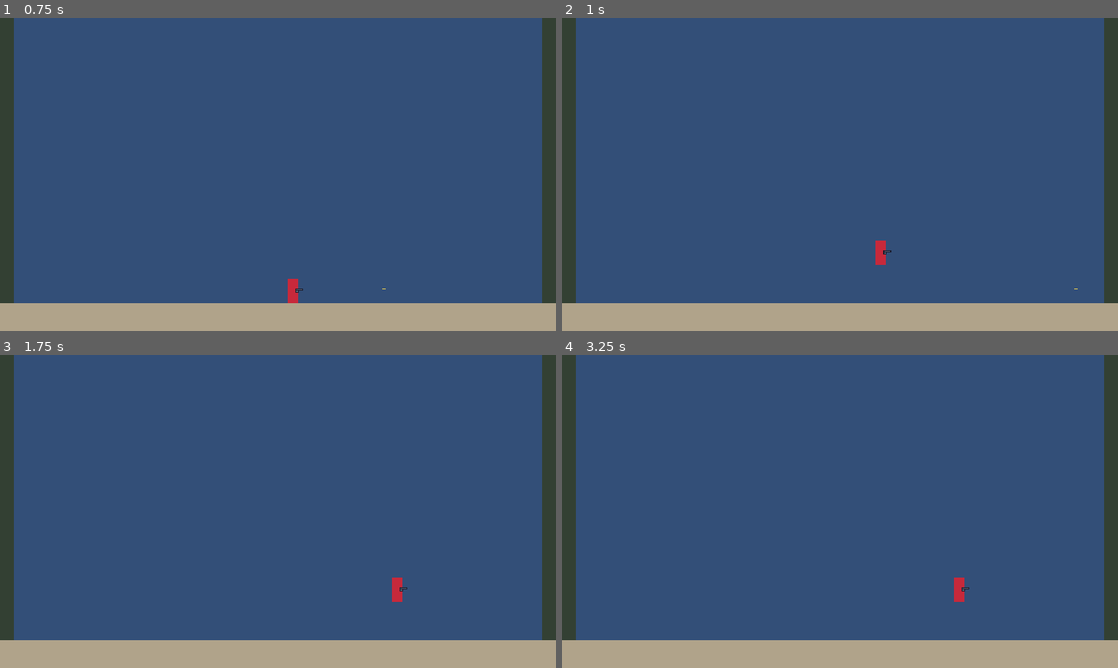
Above: before the commit, frames 1-4 (two rows, left to right).
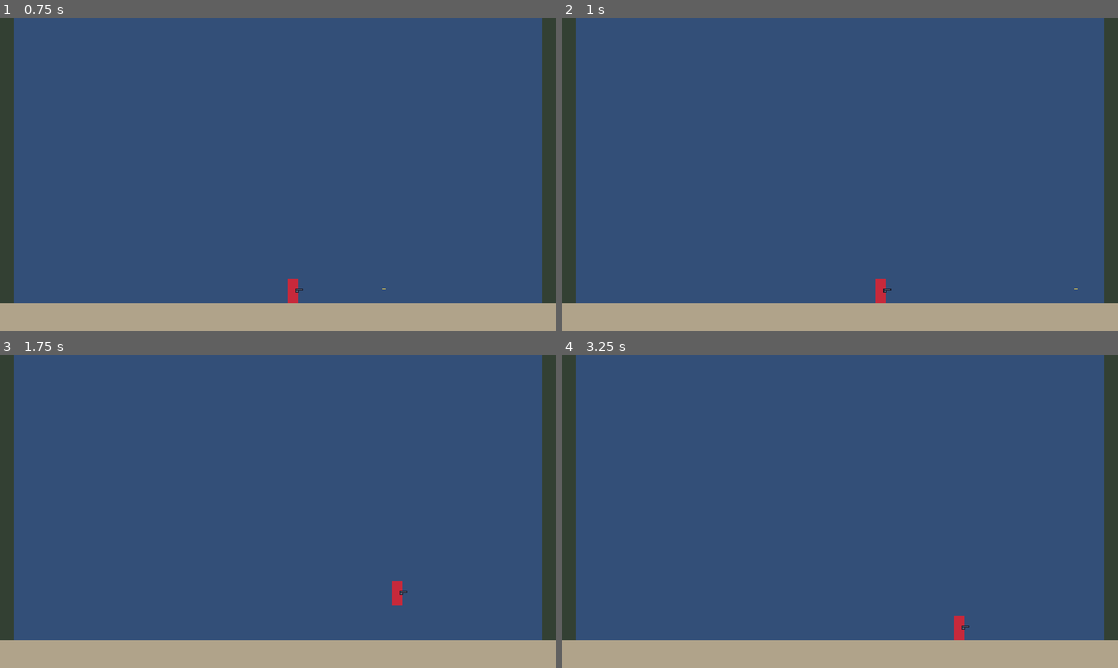
Above: after the commit, the same moments.

Repository: oplosy/fable
Game: Godot game, scene res://scenes/main.tscn
Two runs of this game, one before a commit and one after it. Both use one fixed random seed, a clock stepped at 60 frames per second and the inputs below.
Inputs:
- Up to frame 1 (0.75 s): tap Enter at 0.5 s; hold D (move_right, bound only before the commit) from 0.53 s (still down); hold J (fire, bound only before the commit) from 0.53 s (still down)
- Up to frame 2 (1 s): keep holding D (move_right, bound only before the commit); keep holding J (fire, bound only before the commit); tap W (jump, bound only before the commit) at 0.77, 0.8 s
- Up to frame 3 (1.75 s): keep holding D (move_right, bound only before the commit); tap W (jump, bound only before the commit) at 1.07, 1.35, 1.52 s; release J (fire, bound only before the commit) at 1.28 s; tap K (p1_jump, bound only after the commit) at 1.55 s
- Up to frame 4 (3.25 s): tap W (jump, bound only before the commit) at 1.82, 3.02, 3.05 s; release D (move_right, bound only before the commit) at 2.03 s; hold A (move_left, bound only before the commit) 2.03-2.78 s; hold J (fire, bound only before the commit) 2.03-2.78 s; tap K (p1_jump, bound only after the commit) at 2.1 s; hold D (move_right, bound only before the commit) from 2.78 s (still down); tap J (fire, bound only before the commit) at 2.85 s

Frame 1 is identical in both runs. In frame 2, 0.3% of the frame differs, in the area x 56-60%, y 71-92%; in frame 3, less than 0.1%; in frame 4, 0.3%.

Commit message:
Drive fighters through controllers with per-player bindings

Diff:
--- a/project.godot
+++ b/project.godot
@@ -25,26 +25,32 @@
 
 [input]
 
-move_left={
+p1_left={
 "deadzone": 0.2,
 "events": [Object(InputEventKey,"resource_local_to_scene":false,"resource_name":"","device":-1,"window_id":0,"alt_press …(190 unchanged characters)…
-, Object(InputEventKey,"resource_local_to_scene":false,"resource_name":"","device":-1,"window_id":0,"alt_pressed":false,"shift_pressed":false,"ctrl_pressed":false,"meta_pressed":false,"pressed":false,"keycode":0,"physical_keycode":4194319,"key_label":0,"unicode":0,"location":0,"echo":false,"script":null)
 ]
 }
-move_right={
+p1_right={
 "deadzone": 0.2,
 "events": [Object(InputEventKey,"resource_local_to_scene":false,"resource_name":"","device":-1,"window_id":0,"alt_press …(190 unchanged characters)…
-, Object(InputEventKey,"resource_local_to_scene":false,"resource_name":"","device":-1,"window_id":0,"alt_pressed":false,"shift_pressed":false,"ctrl_pressed":false,"meta_pressed":false,"pressed":false,"keycode":0,"physical_keycode":4194321,"key_label":0,"unicode":0,"location":0,"echo":false,"script":null)
 ]
 }
-jump={
+p1_up={
 "deadzone": 0.2,
 "events": [Object(InputEventKey,"resource_local_to_scene":false,"resource_name":"","device":-1,"window_id":0,"alt_press …(190 unchanged characters)…
-, Object(InputEventKey,"resource_local_to_scene":false,"resource_name":"","device":-1,"window_id":0,"alt_pressed":false,"shift_pressed":false,"ctrl_pressed":false,"meta_pressed":false,"pressed":false,"keycode":0,"physical_keycode":4194320,"key_label":0,"unicode":0,"location":0,"echo":false,"script":null)
-, Object(InputEventKey,"resource_local_to_scene":false,"resource_name":"","device":-1,"window_id":0,"alt_pressed":false,"shift_pressed":false,"ctrl_pressed":false,"meta_pressed":false,"pressed":false,"keycode":0,"physical_keycode":32,"key_label":0,"unicode":0,"location":0,"echo":false,"script":null)
 ]
 }
-fire={
+p1_down={
+"deadzone": 0.2,
+"events": [Object(InputEventKey,"resource_local_to_scene":false,"resource_name":"","device":-1,"window_id":0,"alt_pressed":false,"shift_pressed":false,"ctrl_pressed":false,"meta_pressed":false,"pressed":false,"keycode":0,"physical_keycode":83,"key_label":0,"unicode":0,"location":0,"echo":false,"script":null)
+]
+}
+p1_jump={
+"deadzone": 0.2,
+"events": [Object(InputEventKey,"resource_local_to_scene":false,"resource_name":"","device":-1,"window_id":0,"alt_pressed":false,"shift_pressed":false,"ctrl_pressed":false,"meta_pressed":false,"pressed":false,"keycode":0,"physical_keycode":75,"key_label":0,"unicode":0,"location":0,"echo":false,"script":null)
+]
+}
+p1_attack={
 "deadzone": 0.2,
 "events": [Object(InputEventKey,"resource_local_to_scene":false,"resource_name":"","device":-1,"window_id":0,"alt_press …(190 unchanged characters)…
 ]
--- /dev/null
+++ b/scenes/fighter/controllers/fighter_controller.gd
@@ -0,0 +1,16 @@
+class_name FighterController
+extends Node
+
+## Drives a Fighter. The base class is idle; subclasses fill the intent in poll()
+## (local keyboard, bot, remote player).
+
+var move := 0.0 ## -1 left .. 1 right
+var aim := 0.0 ## -1 up .. 1 down
+var jump := false ## Pressed this physics frame.
+var attack := false ## Pressed this physics frame.
+var attack_held := false
+
+
+## Called by the Fighter at the start of each physics frame.
+func poll() -> void:
+	pass
--- /dev/null
+++ b/scenes/fighter/controllers/local_controller.gd
@@ -0,0 +1,13 @@
+class_name LocalController
+extends FighterController
+
+## Input action prefix; "p1_" reads p1_left, p1_right, p1_up, p1_down, p1_jump, p1_attack.
+@export var prefix := "p1_"
+
+
+func poll() -> void:
+	move = Input.get_axis(prefix + "left", prefix + "right")
+	aim = Input.get_axis(prefix + "up", prefix + "down")
+	jump = Input.is_action_just_pressed(prefix + "jump")
+	attack = Input.is_action_just_pressed(prefix + "attack")
+	attack_held = Input.is_action_pressed(prefix + "attack")
--- a/scenes/fighter/fighter.gd
+++ b/scenes/fighter/fighter.gd
@@ -4,6 +4,8 @@
 const WEAPON_SCENE := preload("res://scenes/weapons/weapon.tscn")
 
 @export var character: CharacterData
+## Without one the fighter stands idle (e.g. a target dummy).
+@export var controller: FighterController
 @export var run_speed := 120.0
 @export var acceleration := 900.0
 @export var friction := 1100.0
@@ -21,6 +23,10 @@
 func _ready() -> void:
 	if character:
 		_placeholder.color = character.placeholder_color
+	if controller == null:
+		controller = FighterController.new()
+	if controller.get_parent() == null:
+		add_child(controller)
 
 
 func equip(data: WeaponData) -> void:
@@ -32,13 +38,15 @@
 
 
 func _physics_process(delta: float) -> void:
+	controller.poll()
+
 	if not is_on_floor():
 		velocity.y += gravity * delta
 
-	if Input.is_action_just_pressed("jump") and is_on_floor():
+	if controller.jump and is_on_floor():
 		velocity.y = jump_velocity
 
-	var direction := Input.get_axis("move_left", "move_right")
+	var direction := controller.move
 	if direction:
 		velocity.x = move_toward(velocity.x, direction * run_speed, acceleration * delta)
 		facing = 1 if direction > 0 else -1
@@ -47,7 +55,7 @@
 		velocity.x = move_toward(velocity.x, 0.0, friction * delta)
 
 	if weapon:
-		var wants_fire := Input.is_action_pressed("fire") if weapon.data.automatic else Input.is_action_just_pressed("fire")
+		var wants_fire := controller.attack_held if weapon.data.automatic else controller.attack
 		if wants_fire:
 			# Projectiles belong to the arena, not the fighter, so they outlive it.
 			weapon.try_fire(facing, get_parent())
--- a/scenes/main.gd
+++ b/scenes/main.gd
@@ -16,6 +16,7 @@
 
 	fighter = fighter_scene.instantiate()
 	fighter.character = character
+	fighter.controller = LocalController.new()
 	# Spawned into the arena so anything the fighter creates (projectiles) lives with the map.
 	arena.add_child(fighter)
 	fighter.global_position = arena.get_node("SpawnPoints").get_child(0).global_position
--- a/tests/test_fighter.gd
+++ b/tests/test_fighter.gd
@@ -20,42 +20,42 @@
 	var floor_y := fighter.position.y
 
 	var start_x := fighter.position.x
-	Input.action_press("move_right")
+	Input.action_press("p1_right")
 	await _physics_frames(30)
-	Input.action_release("move_right")
-	_check(fighter.position.x > start_x + 10.0, "move_right moves the fighter right")
+	Input.action_release("p1_right")
+	_check(fighter.position.x > start_x + 10.0, "p1_right moves the fighter right")
 	_check(fighter.facing == 1, "fighter faces right")
 
 	start_x = fighter.position.x
-	Input.action_press("move_left")
+	Input.action_press("p1_left")
 	await _physics_frames(30)
-	Input.action_release("move_left")
-	_check(fighter.position.x < start_x - 10.0, "move_left moves the fighter left")
+	Input.action_release("p1_left")
+	_check(fighter.position.x < start_x - 10.0, "p1_left moves the fighter left")
 	_check(fighter.facing == -1 and fighter.get_node("Visuals").scale.x == -1, "fighter faces and flips left")
 
-	Input.action_press("jump")
+	Input.action_press("p1_jump")
 	await _physics_frames(10)
-	Input.action_release("jump")
+	Input.action_release("p1_jump")
 	_check(fighter.position.y < floor_y - 20.0, "jump lifts the fighter")
 
 	await _physics_frames(90)
 	# Collision safe margin leaves a sub-pixel gap, so compare within half a pixel.
 	_check(fighter.is_on_floor() and absf(fighter.position.y - floor_y) < 0.5, "fighter lands back on the floor")
 
-	Input.action_press("move_right")
+	Input.action_press("p1_right")
 	await _physics_frames(300)
-	Input.action_release("move_right")
+	Input.action_release("p1_right")
 	_check(fighter.position.x < 632.0, "right wall stops the fighter")
 
 	_check(fighter.weapon != null and fighter.weapon.data.display_name == "Pistol", "fighter spawns with the pistol")
-	Input.action_press("move_left")
+	Input.action_press("p1_left")
 	await _physics_frames(20)
-	Input.action_release("move_left")
+	Input.action_release("p1_left")
 
 	# Fighter reads the press on the next physics frame, so wait two.
-	Input.action_press("fire")
+	Input.action_press("p1_attack")
 	await _physics_frames(2)
-	Input.action_release("fire")
+	Input.action_release("p1_attack")
 	var bullets := get_nodes_in_group("projectiles")
 	_check(bullets.size() == 1, "fire spawns one bullet")
 	if bullets.size() == 1:
@@ -63,17 +63,17 @@
 		_check(bullet.velocity.x < 0.0 and bullet.global_position.x < fighter.global_position.x, "bullet leaves the muzzle facing left")
 		_check(bullet.get_parent() == main.arena, "bullet lives in the arena")
 
-	Input.action_press("fire")
+	Input.action_press("p1_attack")
 	await _physics_frames(2)
-	Input.action_release("fire")
+	Input.action_release("p1_attack")
 	_check(get_nodes_in_group("projectiles").size() == 1, "cooldown blocks a second shot")
 
 	await _physics_frames(120)
 	_check(get_nodes_in_group("projectiles").is_empty(), "bullet is removed after hitting the wall")
 
-	Input.action_press("fire")
+	Input.action_press("p1_attack")
 	await _physics_frames(30)
-	Input.action_release("fire")
+	Input.action_release("p1_attack")
 	_check(get_nodes_in_group("projectiles").size() == 1, "semi-auto pistol fires once while held")
 
 	print("FAILED" if _failed else "ALL PASSED")
Not shown, added: scenes/fighter/controllers/fighter_controller.gd.uid
Not shown, added: scenes/fighter/controllers/local_controller.gd.uid
